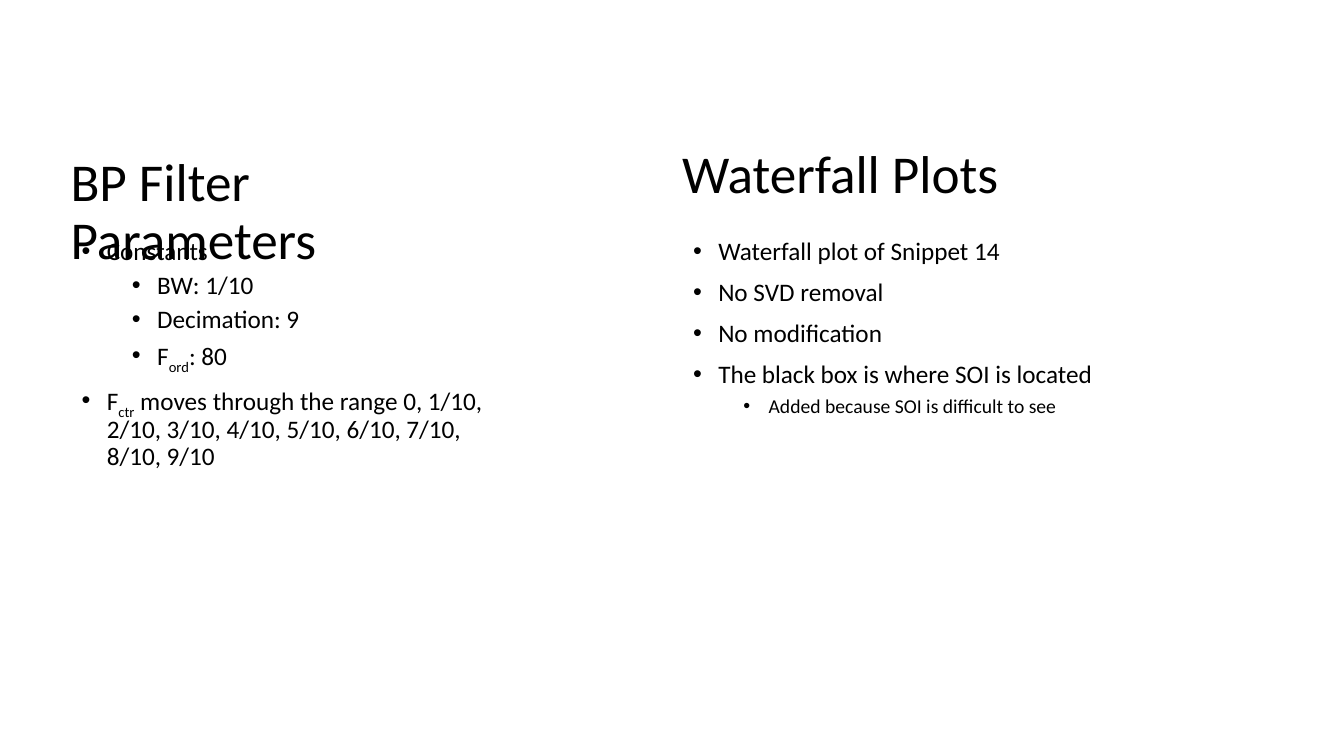
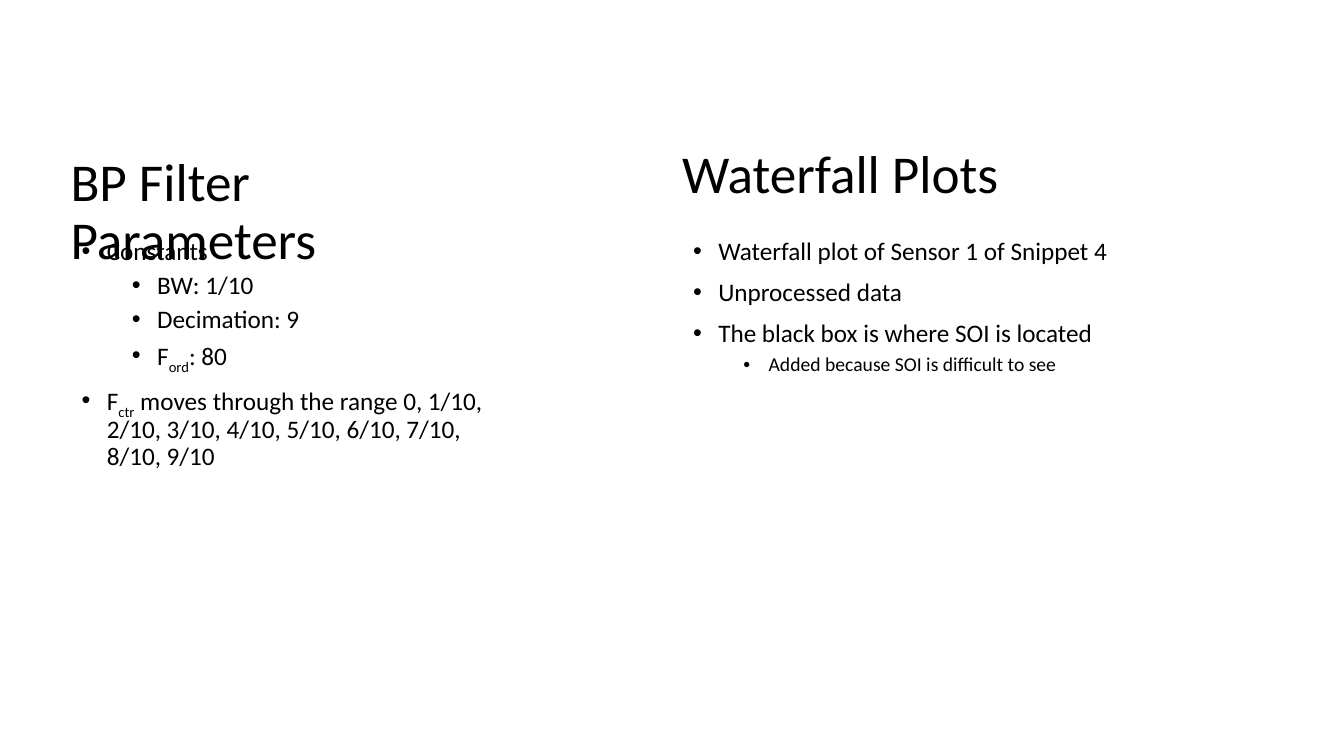
Before and after one commit to laurenlusk/DigiCommFinalProject, a slide deck: slide 2 of Singular Value Powerpoints/SVD 10 Filters Snippet 4.pptx. Drawn at 1344x756 pixels with LibreOffice and Linux fonts; fonts in the diff are those of the drawing. Boxes give left, top, right and bottom in pixels: in the first picture for what was removed or moved away, otherwise in the second. Text is boxed around its words. In the diff, an @@ line names an element or a change of style, - is before the commit and + after.

```diff
--- a/Singular Value Powerpoints/SVD 10 Filters Snippet 4.pptx
+++ b/Singular Value Powerpoints/SVD 10 Filters Snippet 4.pptx
@@ text at box(718, 242, 1107, 305): text changed @@
-• Waterfall plot of Snippet 14
-• No SVD removal
-• No modification
+• Waterfall plot of Sensor 1 of Snippet 4
+• Unprocessed data
```
Also in this commit, not shown: 5 other slides changed, 3 other files.
